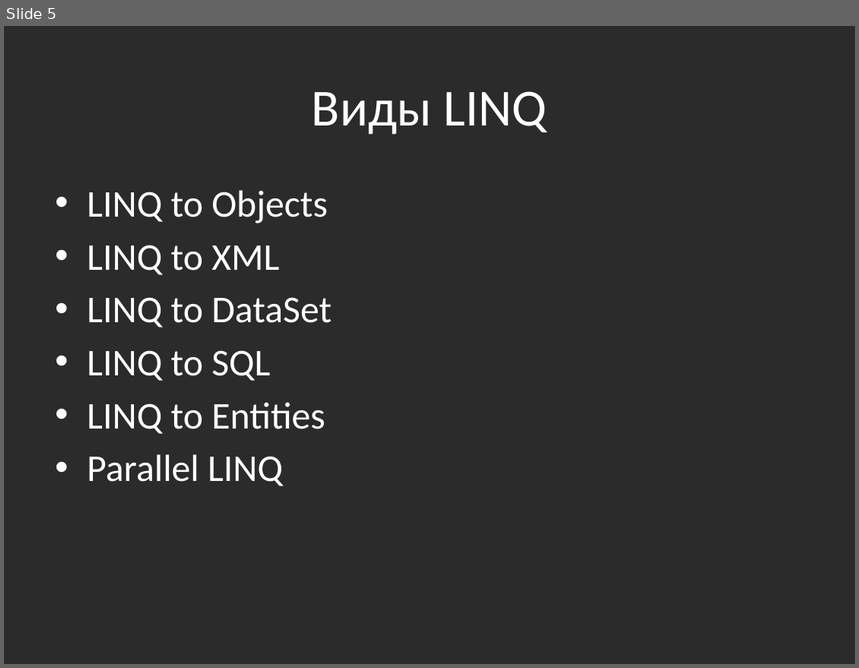
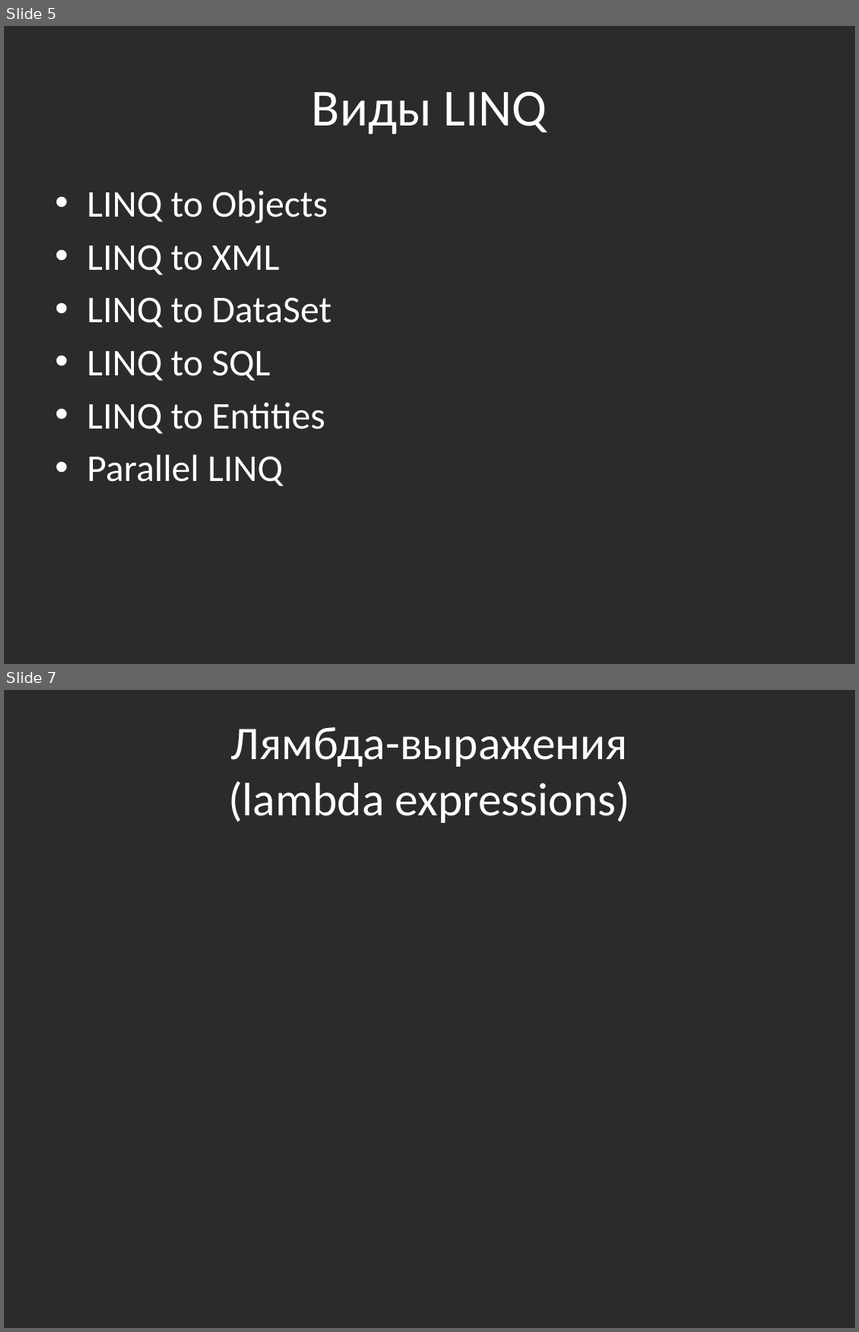
Before and after one commit to bazile/Training, a slide deck: Presentation/lesson-11.pptx. Shown one above the other, each under a label of ours: slide 5 before the commit, slides 5 and 7 after it; the slides between them are not shown. The pictures are 859x668 and 859x1332 pixels, drawn with LibreOffice and Linux fonts; fonts in the diff are those of the drawing; background and template pictures are left out; a plain dark background stands for a picture behind light text. Boxes give left, top, right and bottom in pixels: in the first picture for what was removed or moved away, otherwise in the second. Text is boxed around its words. In the diff, an @@ line names an element or a change of style, - is before the commit and + after.

```diff
--- a/Presentation/lesson-11.pptx
+++ b/Presentation/lesson-11.pptx
@@ slide 7 added at (4,690,855,1328), background picture (left out) @@
@@ title added at (228,727,631,823), 39.6 pt, text #FFFFFF @@
+Лямбда-выражения
+(lambda expressions)
```
Also in this commit, not shown: 3 slides changed, 1 other slide added, 1 other file.
